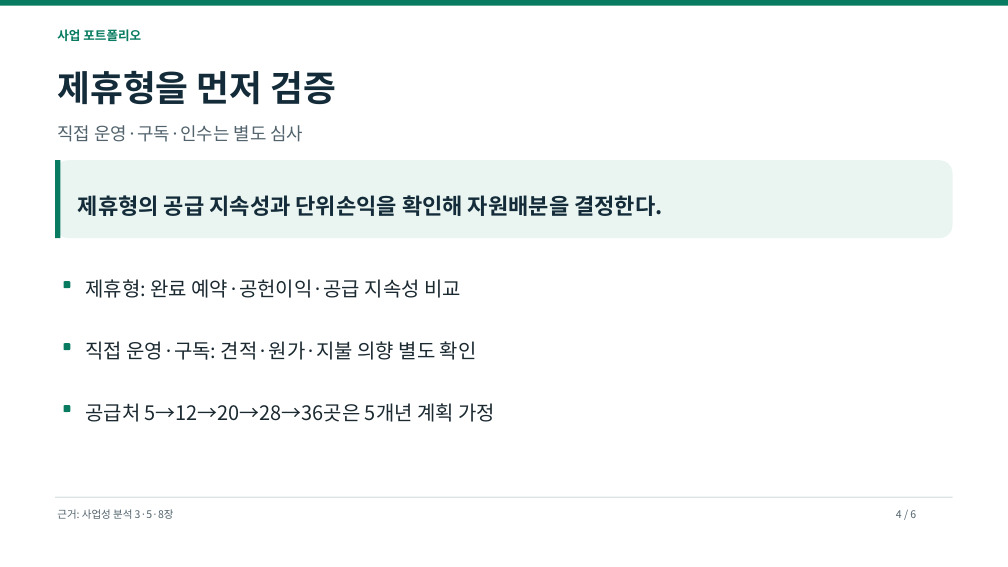
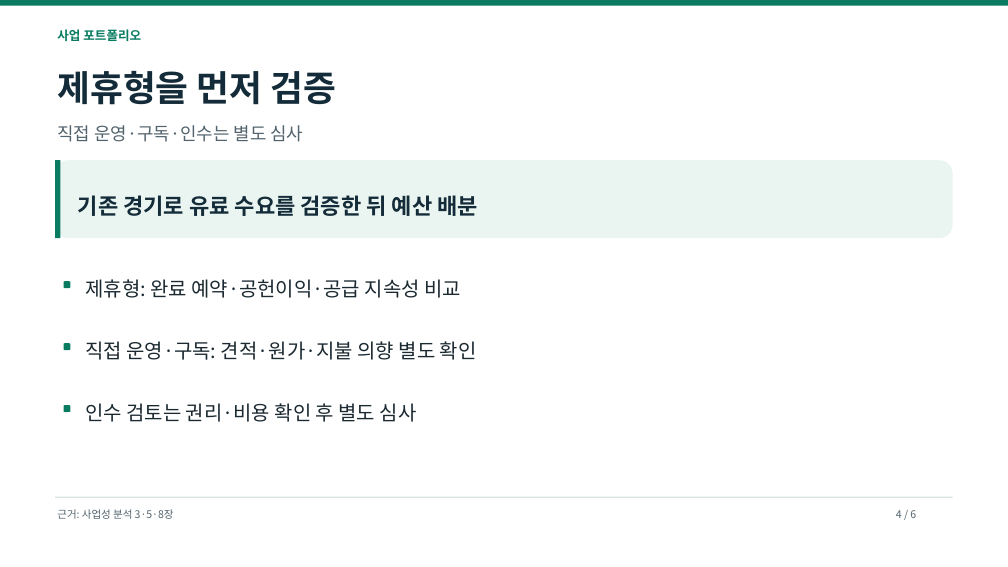
Before and after one commit to dohyunkimmm/footmate-case-study, a slide deck: slide 4 of src/case-study/downloads/footmate_strategy_p0_p2.pptx. Drawn at 1008x567 pixels with LibreOffice and Linux fonts; fonts in the diff are those of the drawing. Boxes give left, top, right and bottom in pixels: in the first picture for what was removed or moved away, otherwise in the second. Text is boxed around its words. In the diff, an @@ line names an element or a change of style, - is before the commit and + after.

```diff
--- a/src/case-study/downloads/footmate_strategy_p0_p2.pptx
+++ b/src/case-study/downloads/footmate_strategy_p0_p2.pptx
@@ text at bbox=[78, 195, 478, 216]: text changed @@
-제휴형의 공급 지속성과 단위손익을 확인해 자원배분을 결정한다.
+기존 경기로 유료 수요를 검증한 뒤 예산 배분
@@ text at bbox=[85, 403, 417, 422]: text changed @@
-공급처 5→12→20→28→36곳은 5개년 계획 가정
+인수 검토는 권리·비용 확인 후 별도 심사
```
Also in this commit, not shown: 5 other slides changed, 15 other files.
